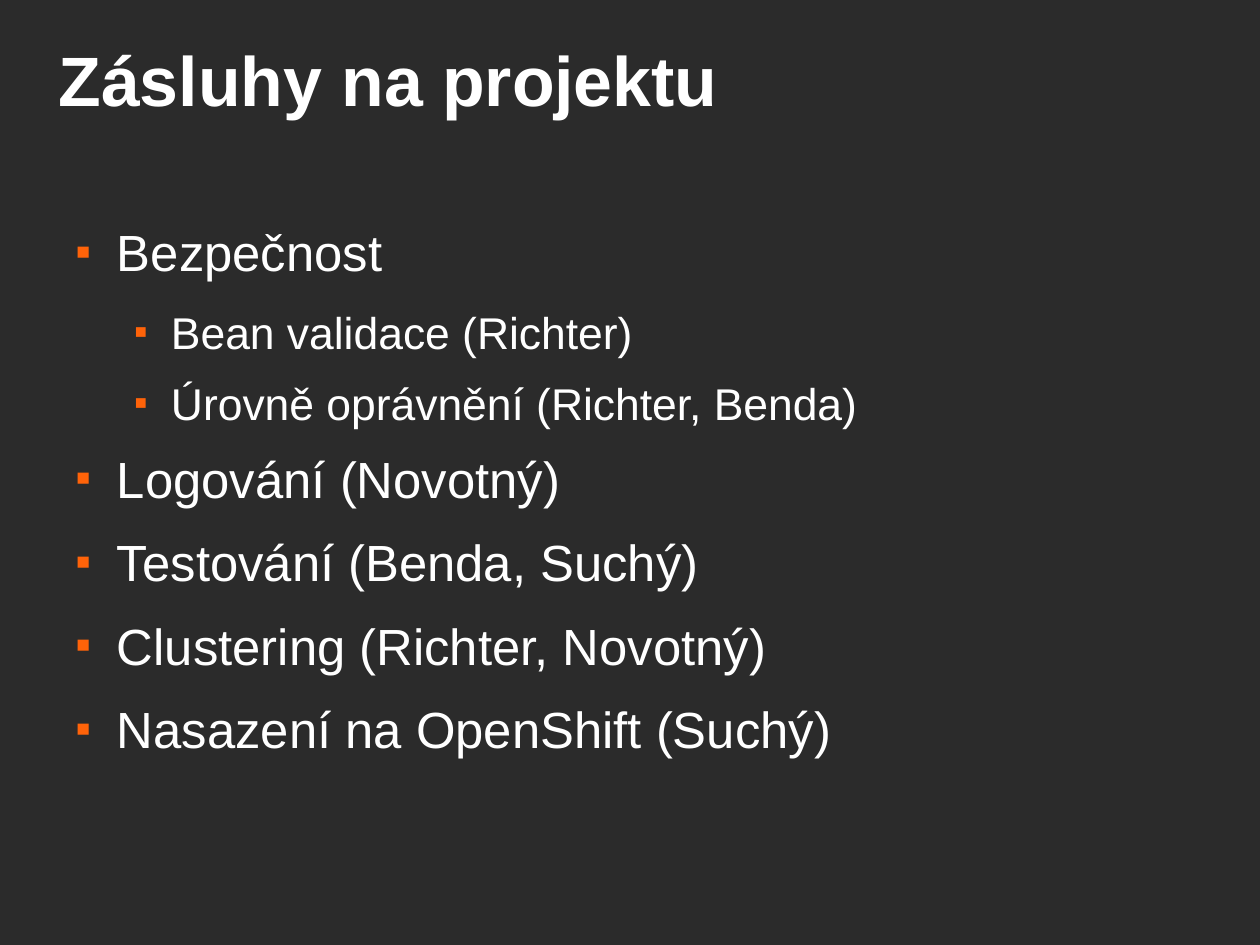
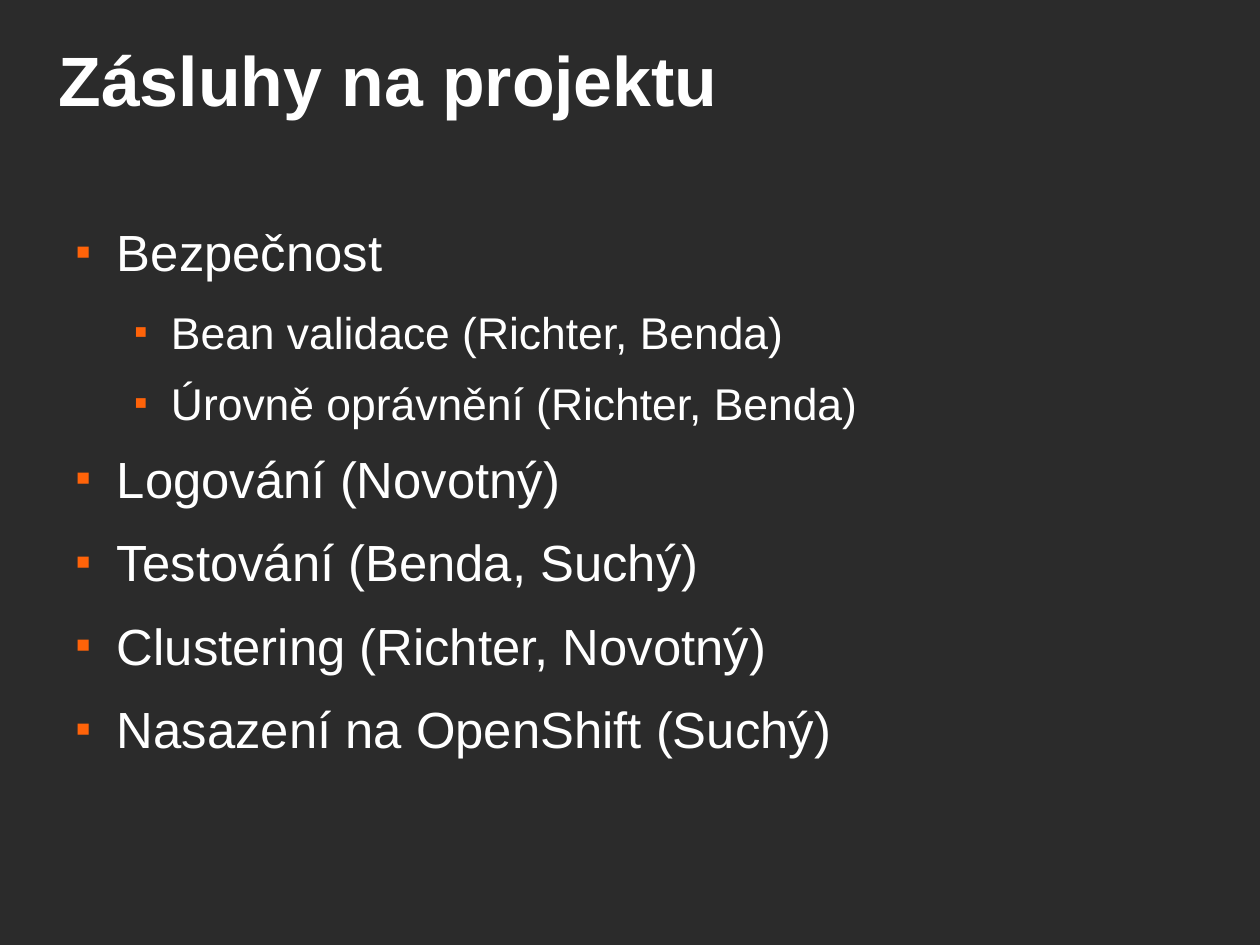
Before and after one commit to Pestret/pv243-project, a slide deck: slide 7 of Prezentace/presentation.odp. Drawn at 1260x945 pixels with LibreOffice and Linux fonts; fonts in the diff are those of the drawing; background and template pictures are left out; a plain dark background stands for a picture behind light text. Boxes give left, top, right and bottom in pixels: in the first picture for what was removed or moved away, otherwise in the second. Text is boxed around its words. In the diff, an @@ line names an element or a change of style, - is before the commit and + after.

Commit message:
Presentation updated

```diff
--- a/Prezentace/presentation.odp
+++ b/Prezentace/presentation.odp
@@ text at bbox=[171, 316, 783, 358]: text changed @@
-  ■ Bean validace (Richter)
+  ■ Bean validace (Richter, Benda)
```
Also in this commit, not shown: 1 other file.
